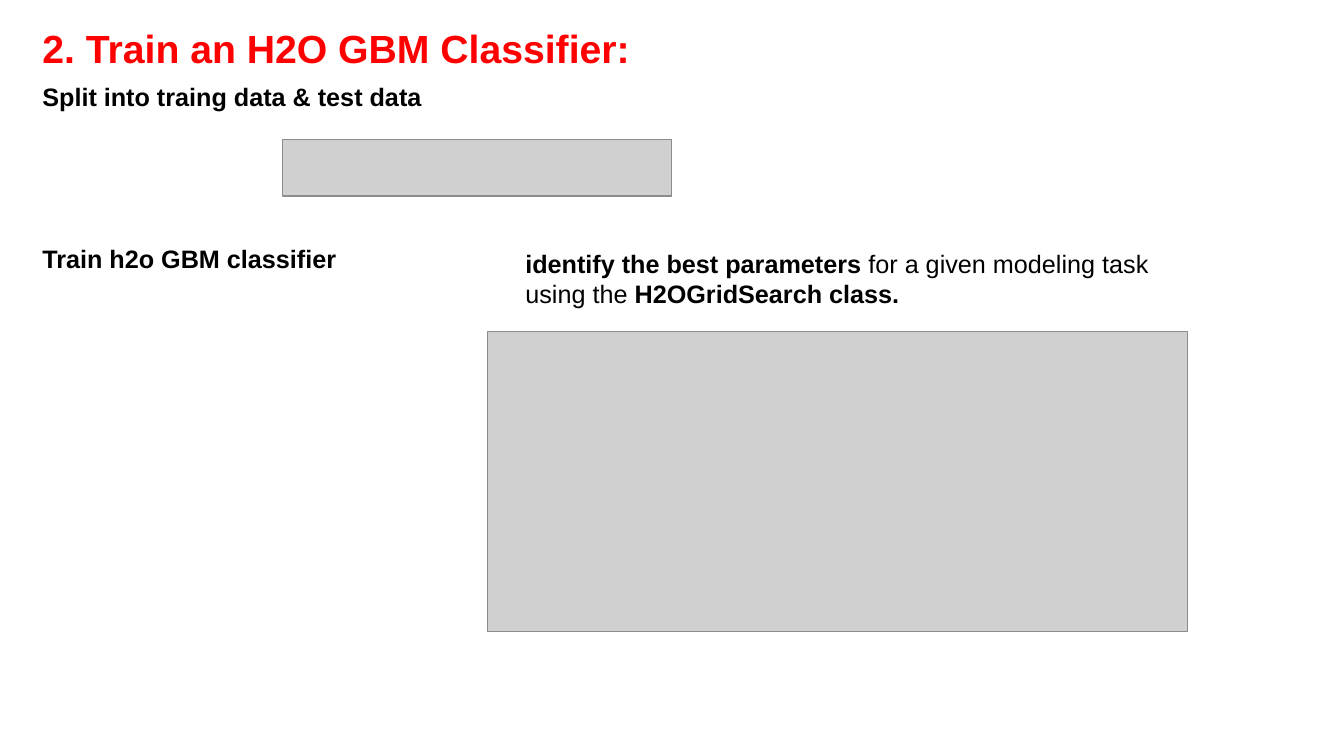
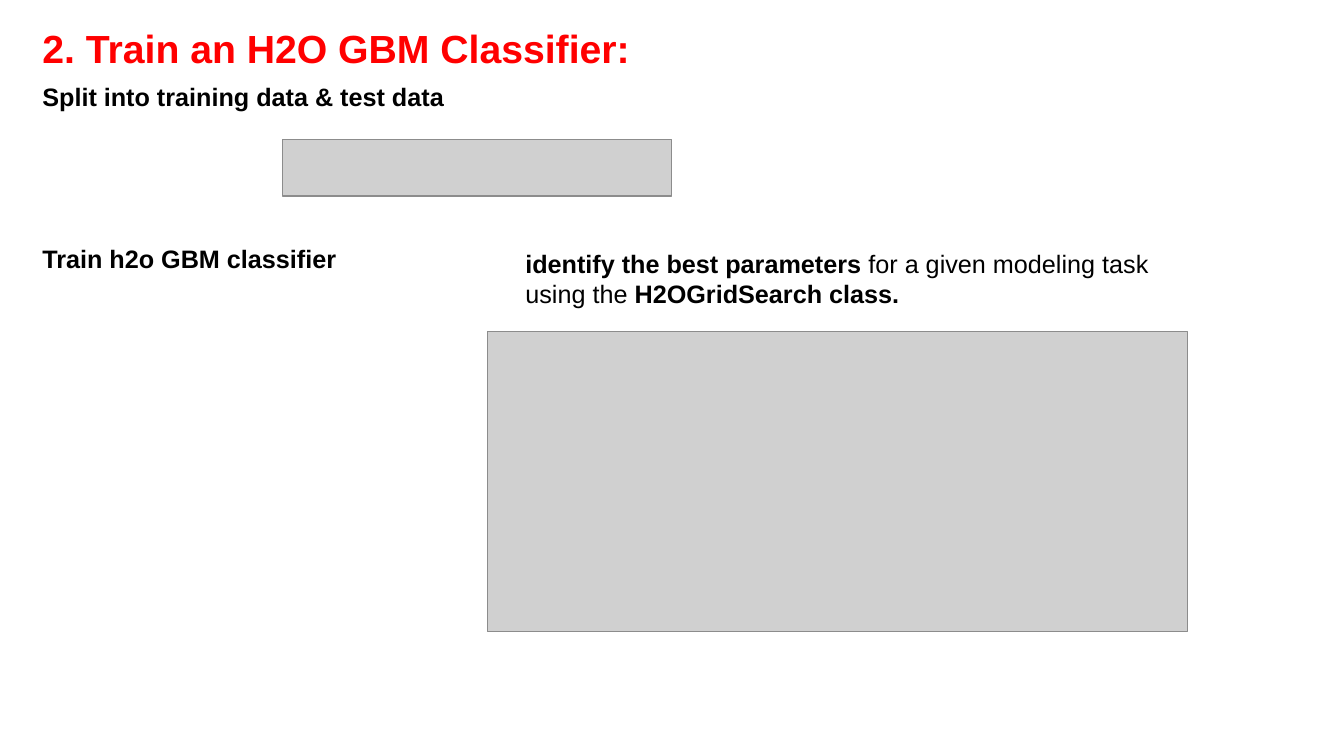
Before and after one commit to ziweifan177/Data_Science_Pilot, a slide deck: slide 4 of NortheasternUniversity-AISkunk Club/AIaddin-An automatic model intrepretability platform/Project/AI-addin Interpretability-CreditCard_LIME_StepsAndResults.pptx. Drawn at 1344x756 pixels with LibreOffice and Linux fonts; fonts in the diff are those of the drawing; grey boxes stand for pictures. Boxes give left, top, right and bottom in pixels: in the first picture for what was removed or moved away, otherwise in the second. Text is boxed around its words. In the diff, an @@ line names an element or a change of style, - is before the commit and + after.

```diff
--- a/NortheasternUniversity-AISkunk Club/AIaddin-An automatic model intrepretability platform/Project/AI-addin Interpretability-CreditCard_LIME_StepsAndResults.pptx
+++ b/NortheasternUniversity-AISkunk Club/AIaddin-An automatic model intrepretability platform/Project/AI-addin Interpretability-CreditCard_LIME_StepsAndResults.pptx
@@ text at <box>42,87,444,112</box>: text changed @@
-Split into traing data & test data
+Split into training data & test data
```
Also in this commit, not shown: 4 other slides changed, 1 slide added, 1 slide removed.
